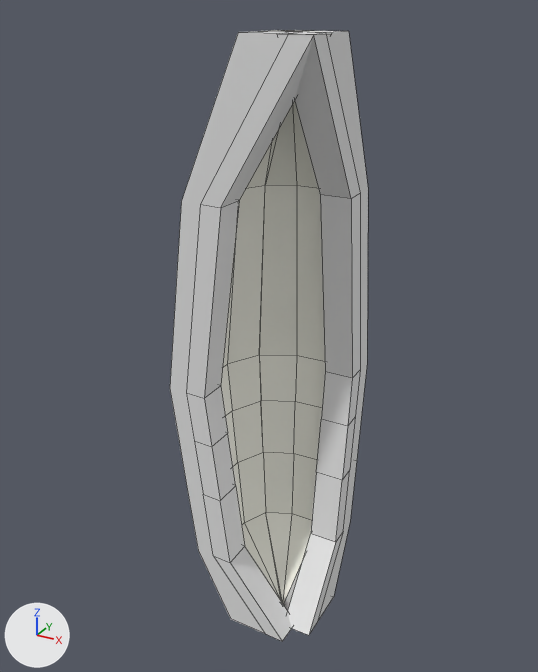
The FBX model Assets/Ressources/FBX/Walls/Walls-90.fbx, before and after one commit.
Before and after are seen from a 50 mm lens placed at (3.9, -7.58, 8.2), pointed at (-0.56, 0.53, 4.14). Arrows for +X, +Y and +Z are at lower left; the lights stay in place. Mesh edges are drawn as thin lines. Where no turn or scale is listed for an object, it has been applied to the vertices.
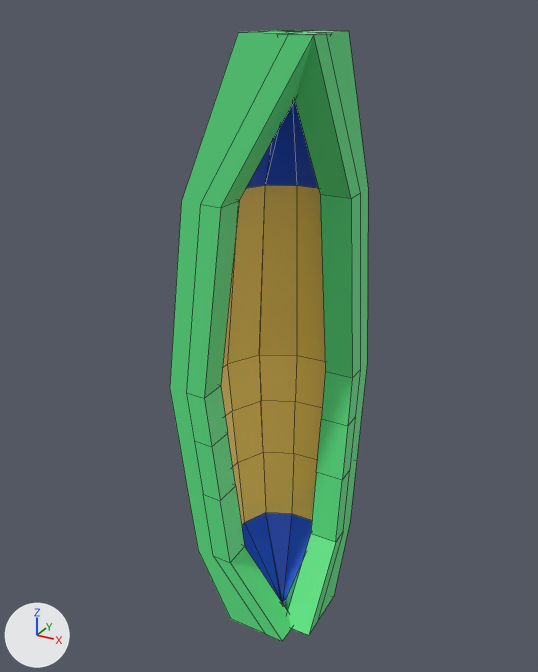
Pixel boxes (x1, y1, x2, y2) of what changed, in the pictures (538 x 672 px):
'Cylinder', recoloured: (170, 30, 368, 642) in both
part 1 of me_cylinder_001, recoloured: (271, 30, 302, 32) in both
part 2 of me_cylinder_001, recoloured (white to blue): (242, 100, 318, 604) in both

What the commit changed:
Material 'Bord' (mat_bord) changes colour from white #e7e7e7 to green #5ee786; in linear values from (0.8, 0.8, 0.8) to (0.111, 0.8, 0.24).
Material 'Walls' (mat_walls) changes colour from white #fffef3 to yellow #ffd663; in linear values from (1.0, 0.993, 0.894) to (1.0, 0.67, 0.124).
Material 'Cable' (mat_cable) is new.
Its base color is (0.0, 0.0848, 0.8) (blue #0052e7).
me_cylinder_001 has 124 vertices, 124 faces and spans x -1.48..0.52, y -0.52..1.48, z -0.02..7.98.
me_cylinder_001 is used by ob_cylinder; location (0.0, 0.0, 0.0).
me_cylinder_001 part 1: 6 of the faces centred in x -0.79..-0.06, y 0.06..0.79, z 6.75..7.98 switch from mat_walls (white #fffef3) to mat_bord (green #5ee786).
me_cylinder_001 part 2: all 8 faces centred in x -0.62..-0.06, y 0.06..0.62, z 0.69..6.75 switch from mat_walls (white #fffef3) to mat_cable (blue #0052e7).
